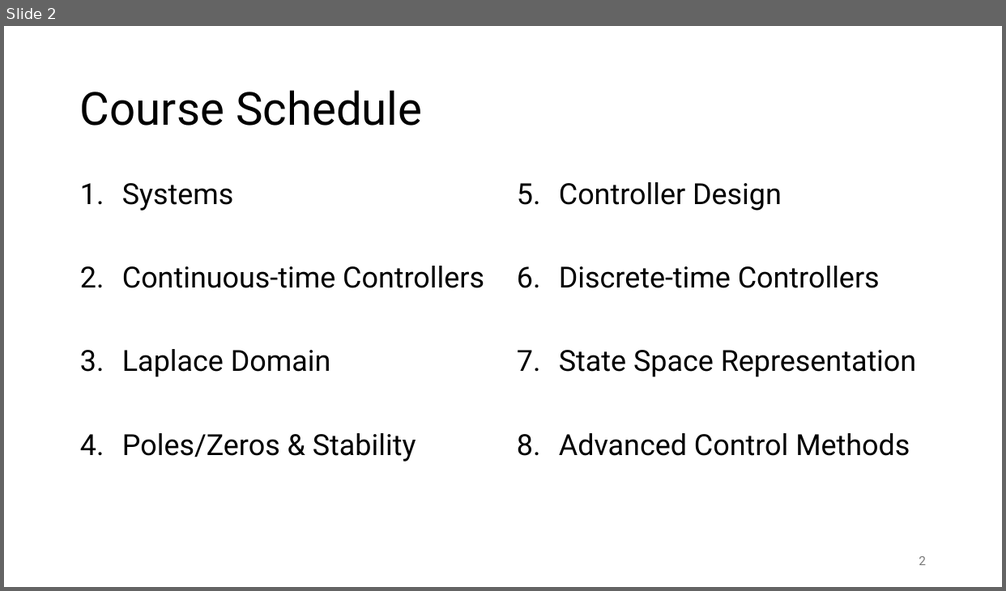
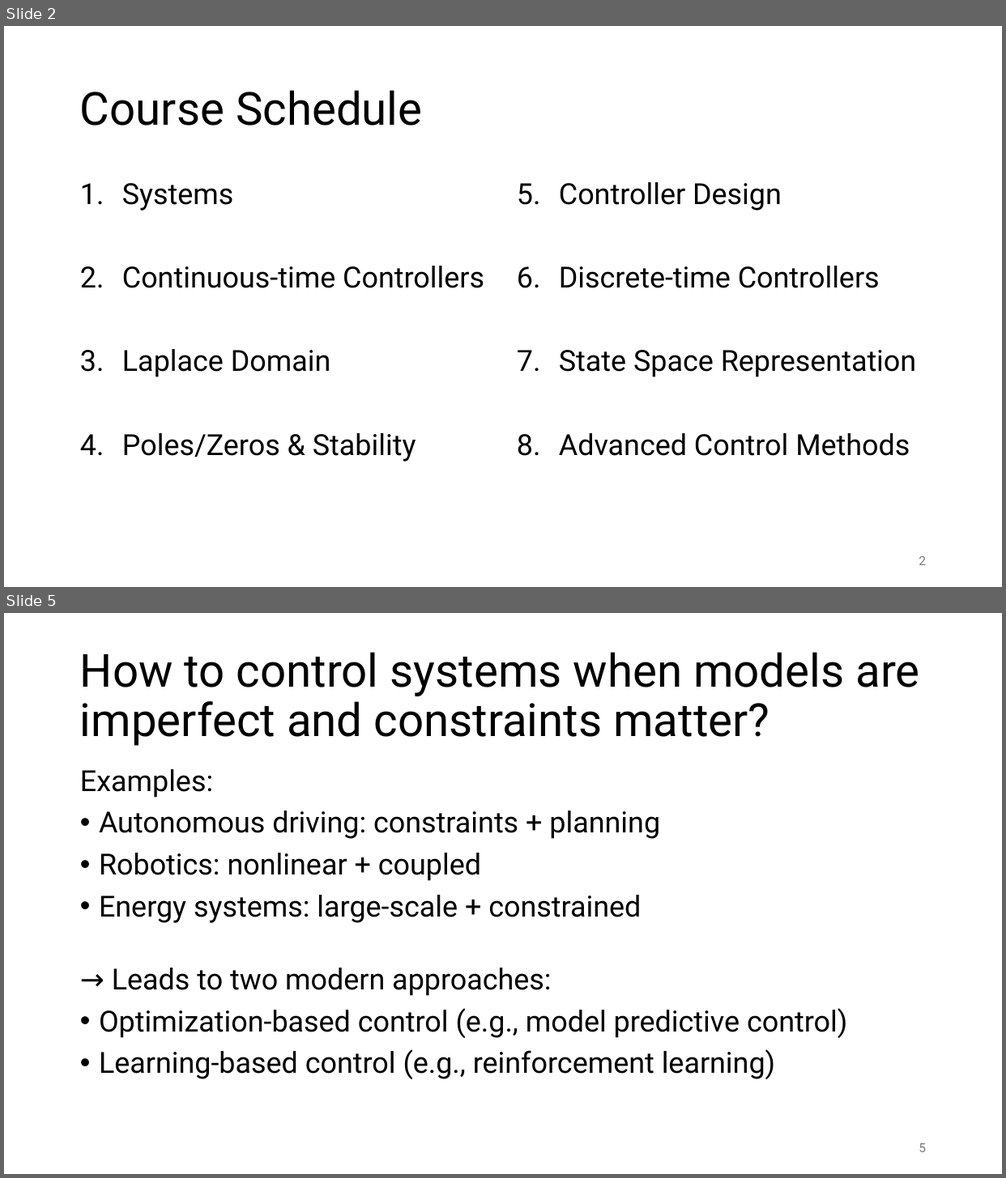
Before and after one commit to FelixWick/control_engineering, a slide deck: slides/8_advanced_control.pptx. Shown one above the other, each under a label of ours: slide 2 before the commit, slides 2 and 5 after it; the slides between them are not shown. The pictures are 1006x591 and 1006x1178 pixels, drawn with LibreOffice and Linux fonts; fonts in the diff are those of the drawing. Boxes give left, top, right and bottom in pixels: in the first picture for what was removed or moved away, otherwise in the second. Text is boxed around its words. In the diff, an @@ line names an element or a change of style, - is before the commit and + after.

Commit message:
advanced control

```diff
--- a/slides/8_advanced_control.pptx
+++ b/slides/8_advanced_control.pptx
@@ slide 5 added at (4, 613, 1002, 1174), background #FFFFFF @@
@@ title added at (80, 652, 920, 746), 44 pt, text #000000 @@
+How to control systems when models are imperfect and constraints matter?
@@ text added at (80, 769, 847, 1080), 28 pt, text #000000 @@
+Examples:
+• Autonomous driving: constraints + planning
+• Robotics: nonlinear + coupled
+• Energy systems: large-scale + constrained
+→ Leads to two modern approaches:
+• Optimization-based control (e.g., model predictive control)
+• Learning-based control (e.g., reinforcement learning)
@@ page number added at (918, 1144, 926, 1152), 12 pt, text #797979 @@
+5
```
Also in this commit, not shown: 3 slides changed, 11 other slides added, 3 slides removed, 3 other files.
